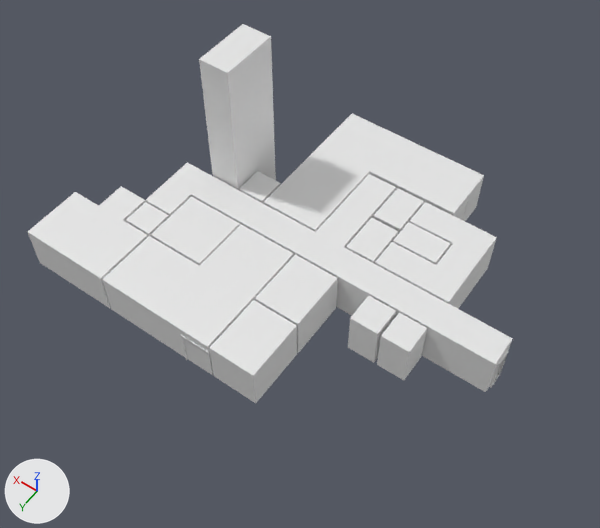
Two versions of the FBX model Huttune_Fan_Game/Assets/Graphics/Mesh/Basement.fbx, one commit apart.
One viewpoint serves both versions: a 50 mm camera at (-5.4, 25.2, 41.0) aimed at (11.6, 1.4, 3.5). Lighting does not change. The marker at lower left points along +X, +Y and +Z. Materials are left out; every surface is plain grey. Where no turn or scale is listed for an object, it has been applied to the vertices. Vertices at the same position are counted once.

Objects in the first picture: 'Basement', 'BasementRoof', 'BombShelter', 'CleaningCloset', 'DryingRoom', 'Elevator', 'LaundryRoom', 'Shover', 'Stairs', 'Storage1', 'Storage2', 'Wc'.
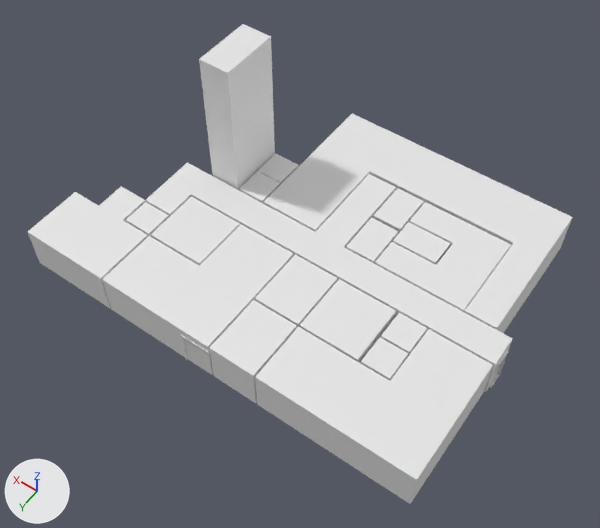
What changed in the scene script:
```text
Change me_shover:
    used by ob_shover; location = (0.0, 0.0, 0.0)
    remove me_shover.from_pydata(...)  # 78 vertices, 61 faces; spans x 3.5..8.39, y -7.4..-1.6, z 0.0..3.0
    add me_shover.from_pydata(...)  # 88 vertices, 69 faces; spans x 2.55..8.39, y -7.4..-1.6, z 0.0..3.0
    me_shover part 8
    12 vertices are removed from x 3.5..5.39, y -6.5..-2.5, z 0.0..3.0
    15 faces are deleted
    2 vertices are added at (4.5, -4.0, 2.4), (4.5, -5.0, 2.4)
    11 new vertices lie (-0.95, 0.0, 0.0) away from vertices in x 3.5, y -7.4..-1.6, z 0.0..3.0
    9 new vertices lie (0.0, 0.0, 3.0) away from vertices in x 2.55..4.5, y -6.5..-2.5, z 0.0
    23 new faces join them
Change me_cleaningcloset:
    used by ob_cleaningcloset; location = (0.0, 0.0, 0.0)
    remove me_cleaningcloset.from_pydata(...)  # 31 vertices, 24 faces; spans x 5.59..7.39, y 0.5..2.5, z 0.0..3.0
    add me_cleaningcloset.from_pydata(...)  # 32 vertices, 24 faces; spans x 5.59..9.39, y 0.5..4.5, z 0.0..3.0
    me_cleaningcloset part 9: 1 vertex moved from x 7.39, y 0.6, z 3.0 to x 7.88, y 0.6, z 3.0; 20 vertices removed from x 5.59..7.39, y 0.5..2.5, z 0.0..3.0; 21 vertices added at x 5.59..9.39, y 0.6..4.5, z 0.0..3.0
Change me_storage1:
    used by ob_storage1; location = (0.0, 0.0, 0.0)
    remove me_storage1.from_pydata(...)  # 133 vertices, 114 faces; spans x 6.5..16.48, y -11.5..-1.5, z 0.0..3.0
    add me_storage1.from_pydata(...)  # 91 vertices, 78 faces; spans x 0.5..18.38, y -11.5..-1.5, z 0.0..3.0
    me_storage1 part 1: 4 vertices moved from x 12.58..15.5, y -3.5, z 0.0..3.0 to x 12.58..15.5, y -4.0, z 0.0..3.0; 93 vertices removed from x 6.5..16.48, y -11.5..-1.6, z 0.0..3.0; 24 vertices added at x 12.58..18.38, y -5.45..-3.55, z 0.0..3.0
    me_storage1 part 2: 27 vertices added at x 0.5..2.5, y -11.5..-1.5, z 0.0..3.0
Change me_basementroof:
    used by ob_basementroof; location = (0.0, 0.0, 0.0)
    remove me_basementroof.from_pydata(...)  # 461 vertices, 304 faces; spans x -0.5..26.5, y -11.5..8.5, z 3.0
    add me_basementroof.from_pydata(...)  # 629 vertices, 425 faces; spans x -0.5..26.5, y -11.5..8.5, z 3.0
    me_basementroof part 3: the loose piece of 9 vertices spanning x 3.6..5.4, y 0.6..2.5, z 3.0 is copied, and the copy is moved by (0.0, 2.0, 0.0); it spans x 3.6..5.4, y 2.6..4.5, z 3.0
    me_basementroof part 4: the loose piece of 9 vertices spanning x 20.5..22.4, y 2.6..4.4, z 3.0 is copied, and the copy is moved by (-4.0, -8.0, 0.0); it spans x 16.6..18.4, y -5.5..-3.6, z 3.0
    me_basementroof part 5: a new loose piece of 80 vertices spanning x -0.4..9.4, y 0.6..8.5, z 3.0
    me_basementroof part 6: 55 vertices added at x 0.5..5.5, y -11.5..-1.6, z 3.0
    me_basementroof part 7: 6 vertices removed from x 5.6..7.4, y 0.5..2.5, z 3.0; 21 vertices added at x 5.6..9.4, y 0.6..4.5, z 3.0
Add me_cube_021:
    me_cube_021.from_pydata(...)  # 69 vertices, 58 faces; spans x 3.51..5.39, y 2.6..4.5, z 0.0..3.0
Add me_cube_019:
    me_cube_019.from_pydata(...)  # 76 vertices, 63 faces; spans x -0.4..9.5, y 0.5..8.5, z 0.0..3.0
Add ob_club_wc:
    ob_club_wc = bpy.data.objects.new('Club_Wc', me_cube_021)
    ob_club_wc.location = (0.0, 0.0, 0.0)
Add ob_club:
    ob_club = bpy.data.objects.new('Club', me_cube_019)
    ob_club.location = (0.0, 0.0, 0.0)
```

Changed parts and their boxes [x1, y1, x2, y2] in the pictures (600 x 528 px):
'BasementRoof', reshaped (12% wider, 40% taller)
    before: [28, 114, 513, 376]
    after: [28, 114, 572, 480]
'Club', added
    after: [255, 367, 492, 504]
'Storage1', reshaped
    before: [263, 171, 484, 232]
    after: [259, 166, 572, 333]
'CleaningCloset', reshaped
    before: [348, 311, 396, 363]
    after: [299, 311, 396, 363]
'Shover', reshaped (12% wider)
    before: [375, 221, 496, 309]
    after: [375, 221, 511, 312]
'Club_Wc', added
    after: [361, 355, 408, 381]
part 1 of me_storage1, cut back
    before: [289, 171, 484, 231]
    after: [259, 166, 370, 207]
part 2 of me_storage1, added
    after: [369, 172, 572, 333]
part 3 of me_basementroof, added
    after: [361, 337, 408, 379]
part 4 of me_basementroof, added
    after: [258, 154, 298, 182]
part 5 of me_basementroof, added
    after: [255, 326, 493, 480]
part 6 of me_basementroof, added
    after: [449, 176, 572, 328]
part 7 of me_basementroof, built on
    before: [351, 296, 387, 334]
    after: [300, 279, 387, 360]
part 8 of me_shover, built on
    before: [448, 239, 496, 309]
    after: [448, 246, 511, 312]
'Basement', unchanged, covered by the edit
    both: [145, 188, 512, 392]
